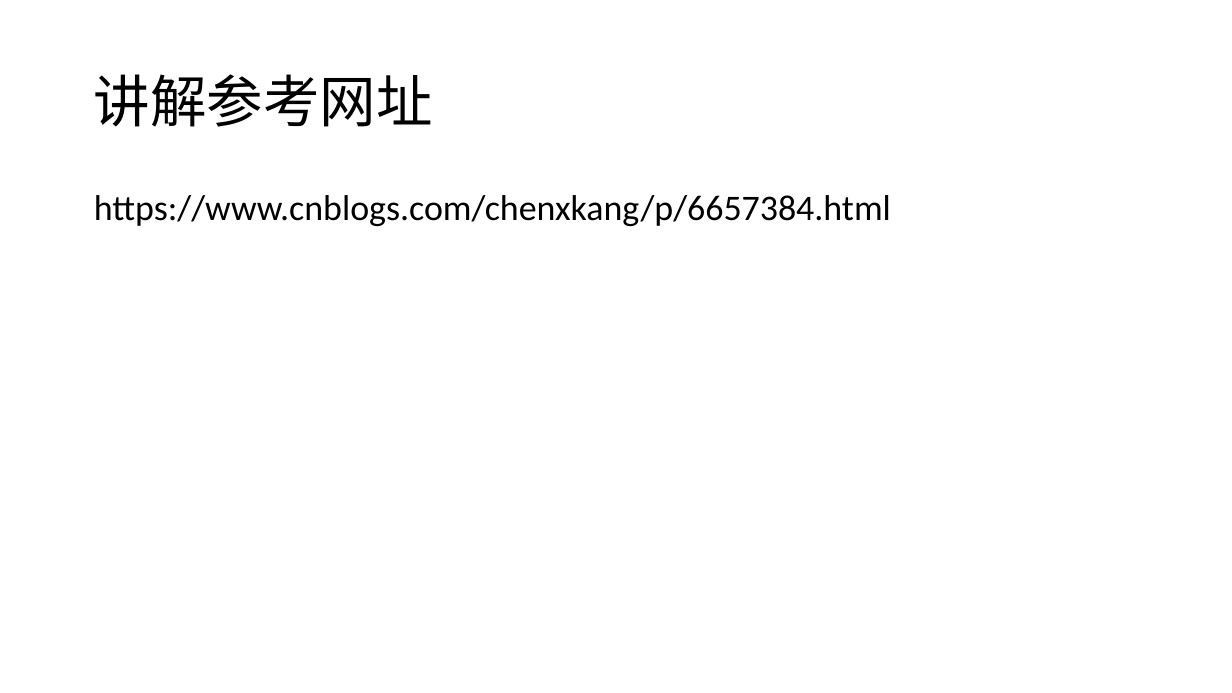
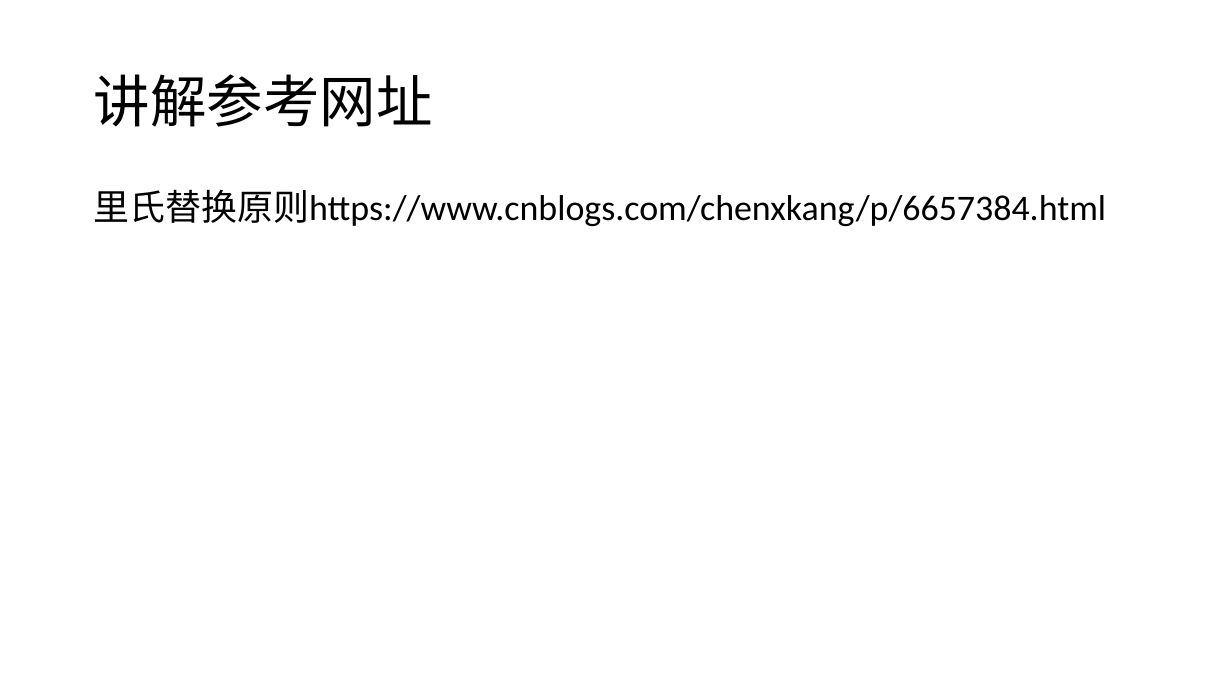
Before and after one commit to tdxhhw66/JavaCodeAcc, a slide deck: slide 10 of 设计模式2.pptx (slide 9 before the commit). Drawn at 1232x693 pixels with LibreOffice and Linux fonts; fonts in the diff are those of the drawing. Boxes give left, top, right and bottom in pixels: in the first picture for what was removed or moved away, otherwise in the second. Text is boxed around its words. In the diff, an @@ line names an element or a change of style, - is before the commit and + after.

```diff
--- a/设计模式2.pptx
+++ b/设计模式2.pptx
@@ text at (x1=94, y1=189, x2=1106, y2=226): text changed @@
-https://www.cnblogs.com/chenxkang/p/6657384.html
+里氏替换原则https://www.cnblogs.com/chenxkang/p/6657384.html
```
Also in this commit, not shown: 1 other slide changed, 1 slide added, 7 other files.
